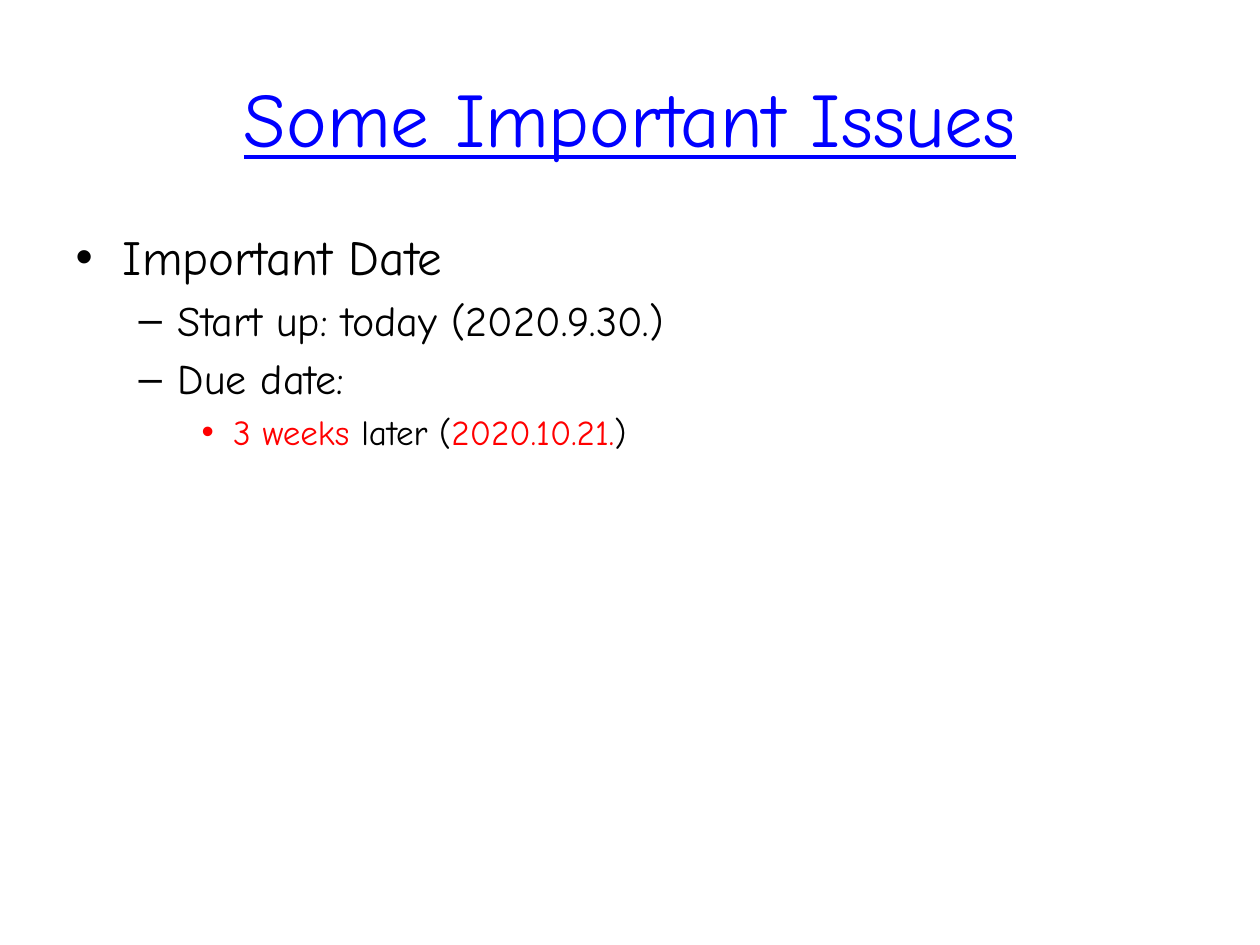
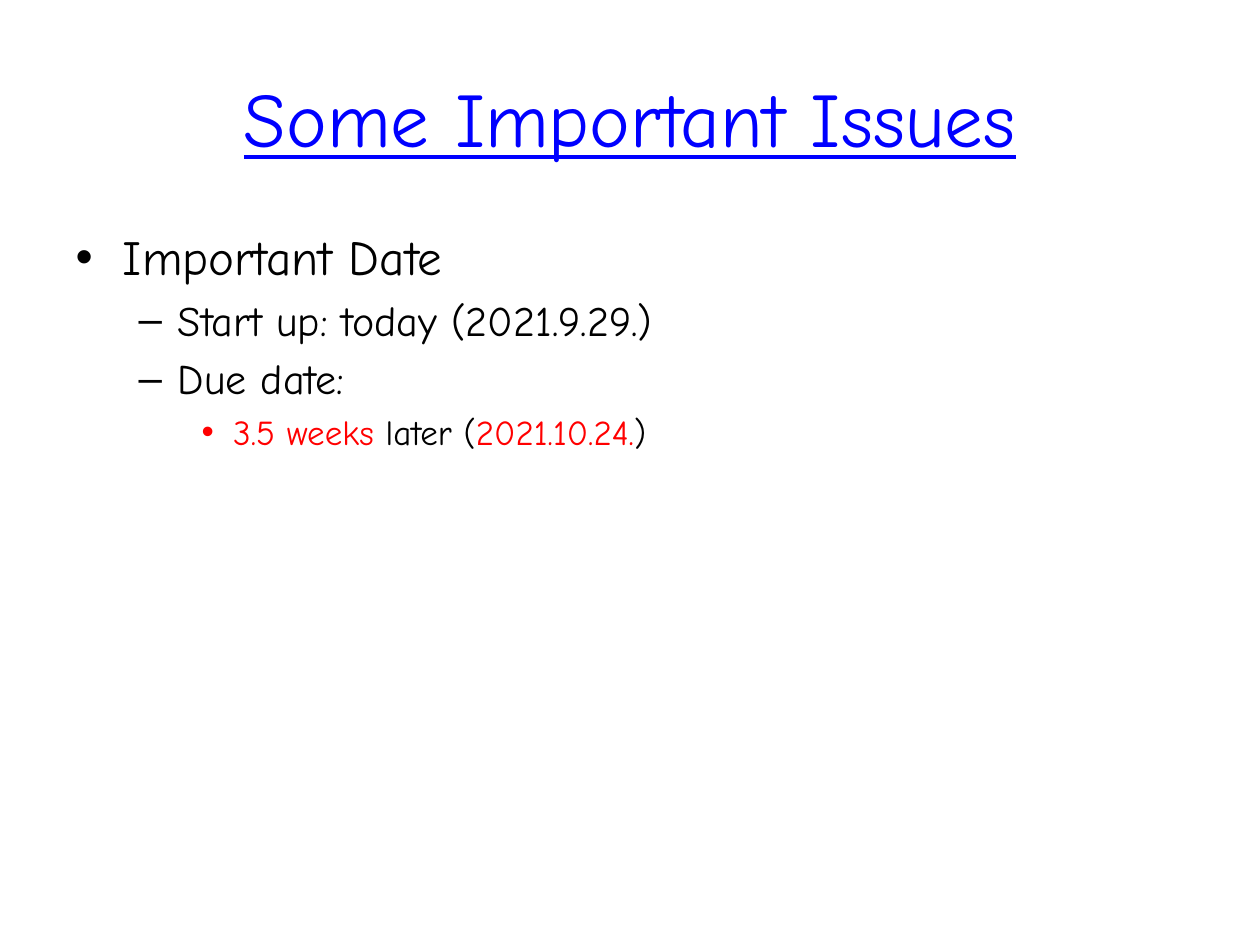
Before and after one commit to Kurzheck/FTP_project, a slide deck: slide 35 of Presentation.pptx. Drawn at 1260x945 pixels with LibreOffice and Linux fonts; fonts in the diff are those of the drawing. Boxes give left, top, right and bottom in pixels: in the first picture for what was removed or moved away, otherwise in the second. Text is boxed around its words. In the diff, an @@ line names an element or a change of style, - is before the commit and + after.

```diff
--- a/Presentation.pptx
+++ b/Presentation.pptx
@@ text at (178, 303, 652, 345): text changed @@
-  – Start up: today (2020.9.30.)
+  – Start up: today (2021.9.29.)
@@ text at (233, 417, 647, 449): text changed @@
-    • 3 weeks later (2020.10.21.)
+    • 3.5 weeks later (2021.10.24.)
```
Also in this commit, not shown: 7 other slides changed, 1 other file.
